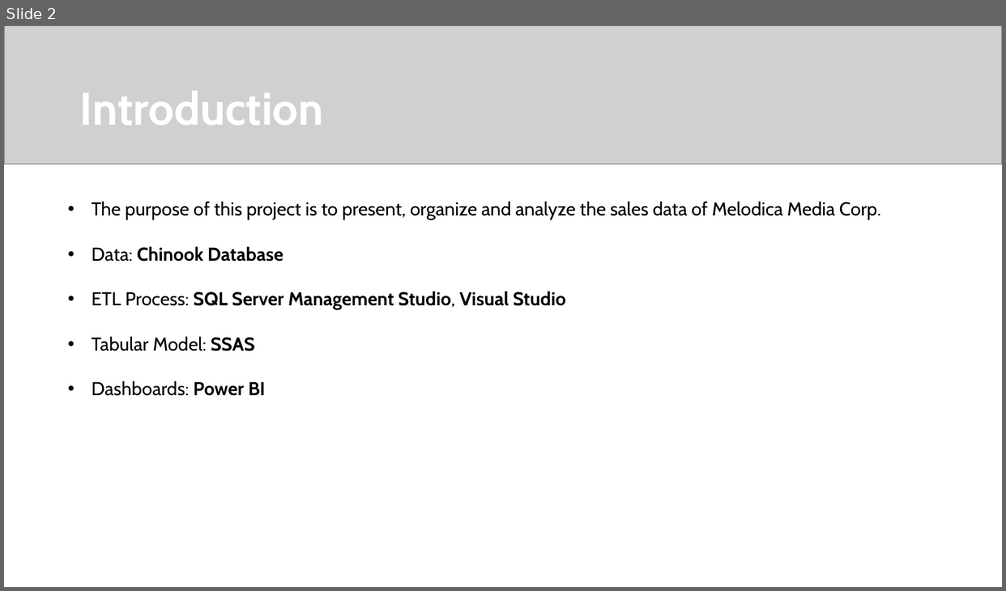
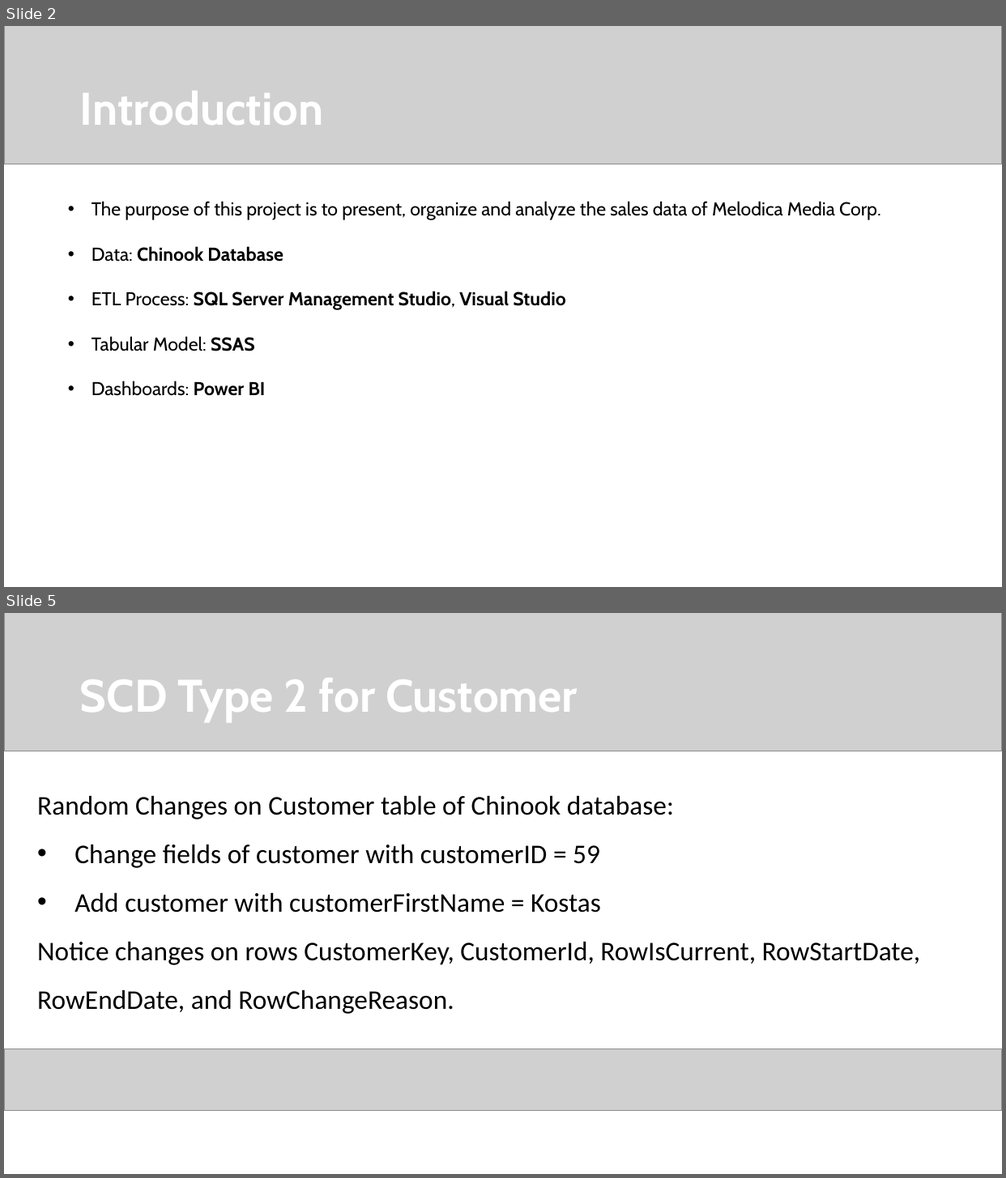
Before and after one commit to kostaGRG/ChinookDW, a slide deck: Deliverables/F) PowerPoint Presentation/Project Assignment.pptx. Shown one above the other, each under a label of ours: slide 2 before the commit, slides 2 and 5 after it; the slides between them are not shown. The pictures are 1006x591 and 1006x1178 pixels, drawn with LibreOffice and Linux fonts; fonts in the diff are those of the drawing; grey boxes stand for pictures. Boxes give left, top, right and bottom in pixels: in the first picture for what was removed or moved away, otherwise in the second. Text is boxed around its words. In the diff, an @@ line names an element or a change of style, - is before the commit and + after.

```diff
--- a/Deliverables/F) PowerPoint Presentation/Project Assignment.pptx
+++ b/Deliverables/F) PowerPoint Presentation/Project Assignment.pptx
@@ slide 5 added at <box>4,613,1002,1174</box>, background #FFFFFF @@
@@ picture added at <box>4,613,1002,752</box> @@
@@ title added at <box>80,678,577,722</box>, 44 pt, text #FFFFFF, bold @@
+SCD Type 2 for Customer
@@ text added at <box>37,796,921,1014</box>, 26 pt, text #000000 @@
+Random Changes on Customer table of Chinook database:
+• Change fields of customer with customerID = 59
+• Add customer with customerFirstName = Kostas
+Notice changes on rows CustomerKey, CustomerId, RowIsCurrent, RowStartDate, RowEndDate, and RowChangeReason.
@@ picture added at <box>4,1050,1002,1111</box> @@
```
Also in this commit, not shown: 1 slide changed, 2 other slides added.
